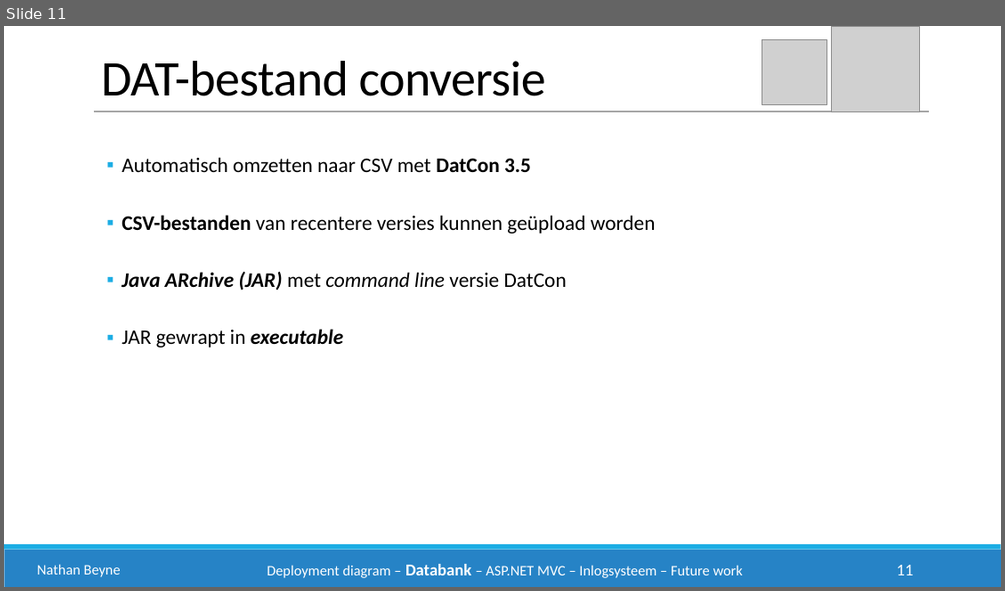
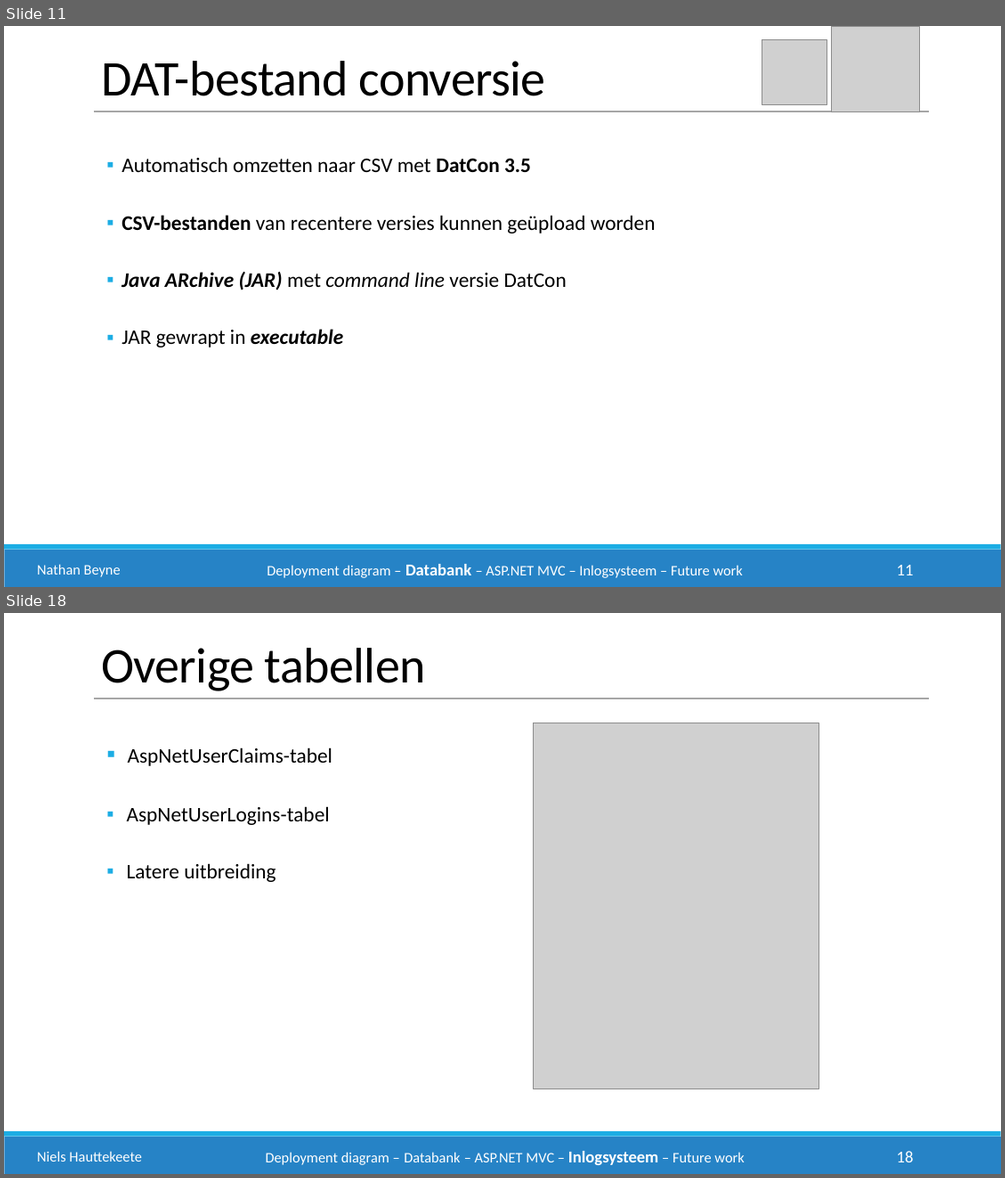
Before and after one commit to philipkukoba/Bachelors-Dissertation-DroneWebApp, a slide deck: documenten/Technische presentatie klant/Technische presentatie klant.pptx. Shown one above the other, each under a label of ours: slide 11 before the commit, slides 11 and 18 after it; the slides between them are not shown. The pictures are 1005x591 and 1005x1178 pixels, drawn with LibreOffice and Linux fonts; fonts in the diff are those of the drawing; grey boxes stand for pictures. Boxes give left, top, right and bottom in pixels: in the first picture for what was removed or moved away, otherwise in the second. Text is boxed around its words. In the diff, an @@ line names an element or a change of style, - is before the commit and + after.

```diff
--- a/documenten/Technische presentatie klant/Technische presentatie klant.pptx
+++ b/documenten/Technische presentatie klant/Technische presentatie klant.pptx
@@ slide 18 added at (4,613,1001,1174), background #FFFFFF; not listed: 2 template elements that a slide beside it also shows @@
@@ text added at (101,648,426,691), 48 pt, text #000000 @@
+Overige tabellen
@@ line added from (94, 698) to (929, 698), #A6A6A6 1 pt @@
@@ picture added at (534,723,819,1088) @@
@@ text added at (127,747,332,882), 20 pt, text #000000 @@
+  ▪ AspNetUserClaims-tabel
+  ▪ AspNetUserLogins-tabel
+  ▪ Latere uitbreiding
@@ text added at (37,1151,142,1161), 14 pt, text #FFFFFF @@
+Niels Hauttekeete
@@ text added at (266,1151,744,1165), 14 pt, text #FFFFFF @@
+Deployment diagram – Databank – ASP.NET MVC – Inlogsysteem – Future work
@@ page number added at (897,1151,914,1162), 16 pt, text #FFFFFF @@
+18
```
Also in this commit, not shown: 9 other slides added.
